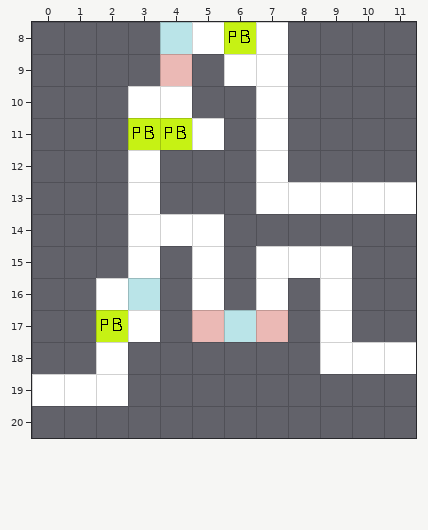
Tiled map -- Light Map 2.tmx. Above: the version before the commit.
Cells are 32x32 px. Shown: x 0..11, y 8..20. The old version is drawn lined up with the new one.
And afterwards:
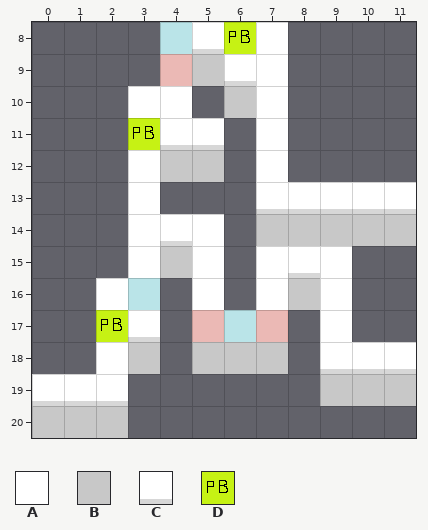
Key: from "tileset": A 3, B 4, C 7; from "tileset2": D 4.
_ is an empty cell.
The exact change:
map size 20x20 -> 20x25 cells
Layer "Ground":
y 8: x 5 A -> C
y 9: x 5..6 _A -> BC
y 10: x 6 _ -> B
y 11: x 4..5 DA -> CC
y 12: x 4..5 __ -> BB
y 13: x 7..11 AAAAA -> CCCCC
y 14: x 4 A -> C; x 7..11 _____ -> BBBBB
y 15: x 4 _ -> B; x 8 A -> C
y 16: x 8 _ -> B
y 17: x 3 A -> C
y 18: x 3 _ -> B; x 5..7 ___ -> BBB; x 9..11 AAA -> CCC
y 19: x 0..2 AAA -> CCC; x 9..11 ___ -> BBB
y 20: x 0..2 ___ -> BBB
